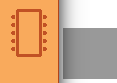
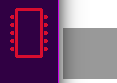
Layers edited between the first and the second w=117, h=83 image:
hid group "orange" (5 layers) over [0, 0, 59, 83]
showed group "purple" (4 layers) over [0, 0, 59, 83]
renamed "memory high usage #1" to "mem high #2", painted on it over [10, 8, 48, 58]
